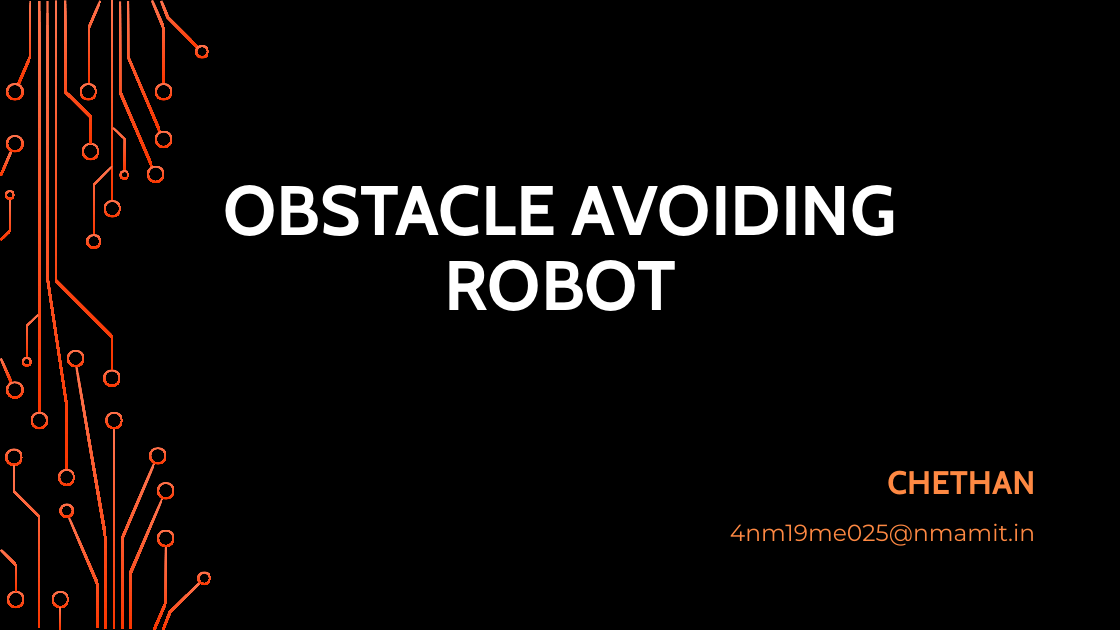
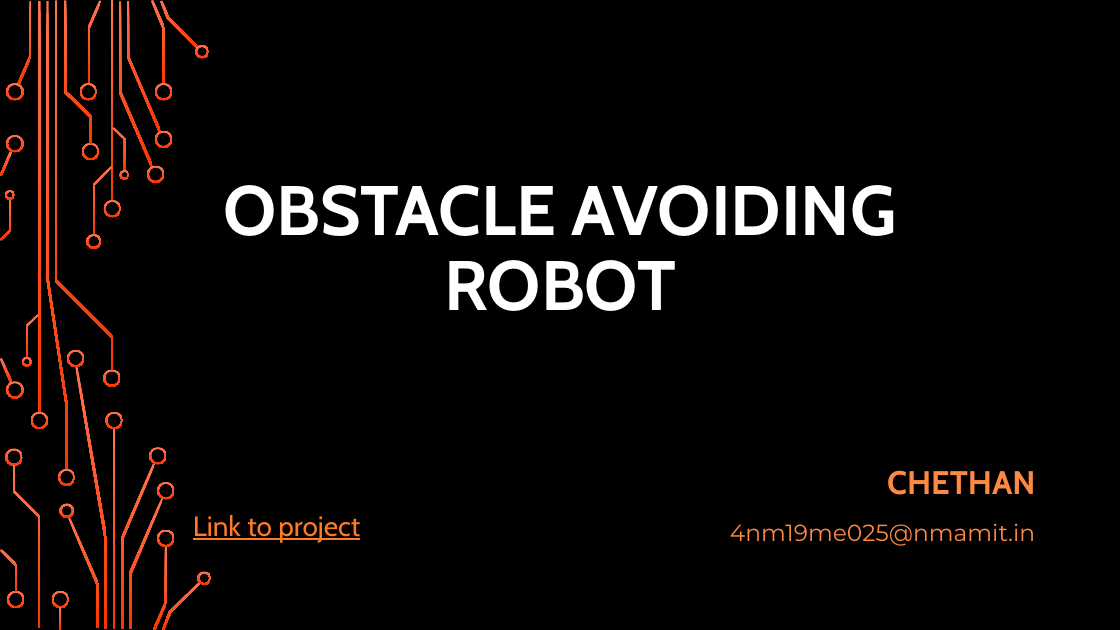
Before and after one commit to ChethanPutran/Obstacle-Avoiding-Robot, a slide deck: slide 1 of Obstacle Avoiding Robot.pptx. Drawn at 1120x630 pixels with LibreOffice and Linux fonts; fonts in the diff are those of the drawing; background and template pictures are left out. Boxes give left, top, right and bottom in pixels: in the first picture for what was removed or moved away, otherwise in the second. Text is boxed around its words. In the diff, an @@ line names an element or a change of style, - is before the commit and + after.

```diff
--- a/Obstacle Avoiding Robot.pptx
+++ b/Obstacle Avoiding Robot.pptx
@@ text added at (193, 515, 360, 542), 24 pt, text #FF7A22, underline @@
+Link to project
```
Also in this commit, not shown: 6 other slides changed, 2 slides added, 1 slide removed, 35 other files.
